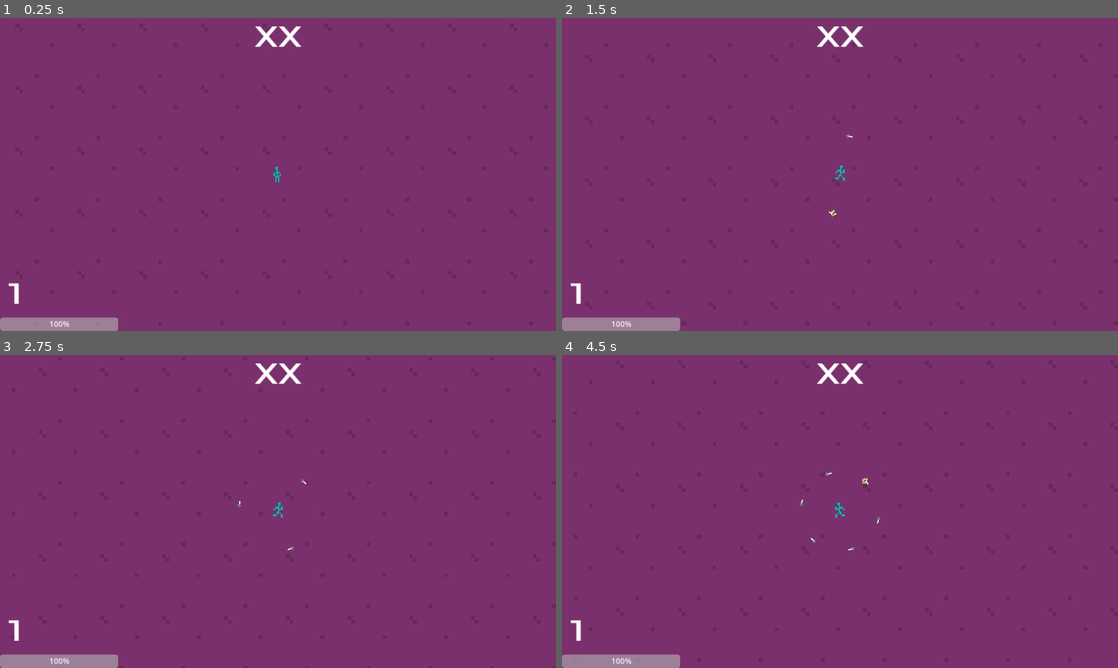
Above: before the commit, frames 1-4 (two rows, left to right).
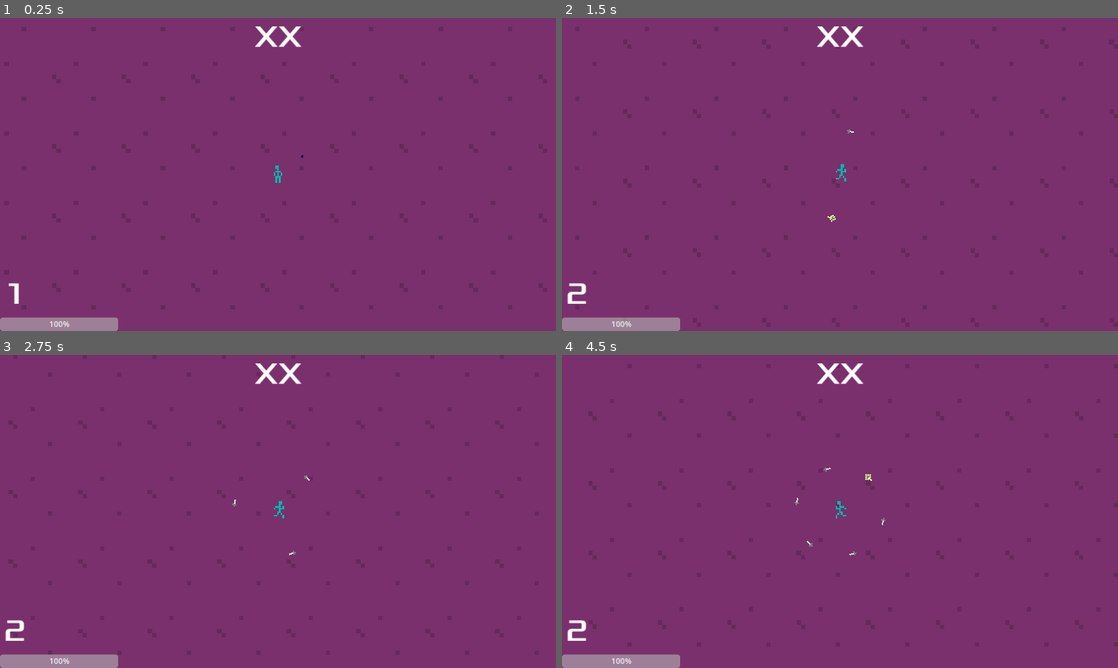
Above: after the commit, the same moments.

Repository: Shmupette/ChristmasProject
Game: Godot game, scene res://scenes/main_scene.tscn
Two runs of this game, one before a commit and one after it. Both use one fixed random seed, a clock stepped at 60 frames per second and the inputs below.
Inputs:
- Up to frame 1 (0.25 s): no input
- Up to frame 2 (1.5 s): hold D (right) 0.53-1.28 s; hold 1 (knoife) 0.53-1.28 s; hold S (down) from 1.28 s (still down); tap 1 (knoife) at 1.35 s
- Up to frame 3 (2.75 s): release S (down) at 2.03 s; hold D (right) from 2.03 s (still down); hold 1 (knoife) from 2.03 s (still down)
- Up to frame 4 (4.5 s): release D (right) at 2.78 s; release 1 (knoife) at 2.78 s; hold W (up) 2.78-3.53 s; tap 1 (knoife) at 2.85, 4.35 s; hold 1 (knoife) 3.53-4.28 s; hold A (left) from 3.53 s (still down)

The runs differ from the first frame. In frame 1, less than 0.1% of the frame differs, in the area x 49-55%, y 43-53%; in frame 2, 0.2%; in frame 3, 0.2%; in frame 4, 0.3%, in the area x 0-59%, y 36-92%.

Commit message:
Added XP Gems

Diff:
--- a/scenes/XPGem.tscn
+++ b/scenes/XPGem.tscn
@@ -7,6 +7,7 @@
 radius = 0.0
 
 [node name="XpGem" type="Area2D"]
+scale = Vector2(0.03, 0.03)
 script = ExtResource("1_j2hcp")
 
 [node name="Sprite2D" type="Sprite2D" parent="."]
--- a/scenes/main_scene.tscn
+++ b/scenes/main_scene.tscn
@@ -1,7 +1,8 @@
-[gd_scene load_steps=6 format=3 uid="uid://c18n1w0ax0apu"]
+[gd_scene load_steps=7 format=3 uid="uid://c18n1w0ax0apu"]
 
 [ext_resource type="Script" path="res://scripts/main_scene.gd" id="1_o0syh"]
 [ext_resource type="Texture2D" uid="uid://4g1t7imkht3i" path="res://tiles/tiletest.png" id="2_4e156"]
+[ext_resource type="PackedScene" uid="uid://6kb8km6kbit5" path="res://scenes/XPGem.tscn" id="3_ay8e7"]
 
 [sub_resource type="TileSetAtlasSource" id="TileSetAtlasSource_p41n1"]
 texture = ExtResource("2_4e156")
@@ -78,7 +79,7 @@
 script = ExtResource("1_o0syh")
 
 [node name="mobSpawnTimer" type="Timer" parent="."]
-wait_time = 2.0
+wait_time = 0.01
 
 [node name="TileMap" type="TileMap" parent="."]
 texture_filter = 1
@@ -92,4 +93,7 @@
 [node name="mobSpawnFollowPath" type="PathFollow2D" parent="mobSpawnPath"]
 position = Vector2(-257, -192)
 
+[node name="XpGem" parent="." instance=ExtResource("3_ay8e7")]
+position = Vector2(8, -6)
+
 [connection signal="timeout" from="mobSpawnTimer" to="." method="_on_mob_spawn_timer_timeout"]
--- a/scenes/protag.tscn
+++ b/scenes/protag.tscn
@@ -72,6 +72,7 @@
 texture_filter = 1
 scale = Vector2(0.4, 0.4)
 texture = ExtResource("2_fvst4")
+offset = Vector2(0.5, 0)
 hframes = 4
 vframes = 4
 
@@ -84,7 +85,7 @@
 shape = SubResource("RectangleShape2D_6tlnx")
 
 [node name="Camera2D" type="Camera2D" parent="."]
-zoom = Vector2(8, 8)
+zoom = Vector2(9, 9)
 
 [node name="weaponPivot" type="Node2D" parent="."]
 
--- a/scripts/XPGem.gd
+++ b/scripts/XPGem.gd
@@ -1,5 +1,6 @@
 extends Area2D
-
+var baseMovementSpeed = 5
+var movementSpeed = 5
 var XPAmount = 1
 # Called when the node enters the scene tree for the first time.
 func _ready():
@@ -10,8 +11,15 @@
 
 # Called every frame. 'delta' is the elapsed time since the previous frame.
 func _process(delta):
-	print(global_position, " - ", position)
 	pass
 
 func setPosition(target):
 	position = target.position
+
+func Absorb(target,delta):
+	position = position.move_toward(Vector2(target.position), delta * movementSpeed)
+	if global_position.distance_squared_to(target.global_position) < 1:
+		target.xp += XPAmount#
+		queue_free()
+	else:
+		movementSpeed += 1
--- a/scripts/enemy.gd
+++ b/scripts/enemy.gd
@@ -3,7 +3,7 @@
 const XP_GEM = preload("res://scenes/XPGem.tscn")
 @onready var attacktimer = $attacktimer
 @onready var animation_player = $Sprite2D/AnimationPlayer
-
+var mainScene = preload("res://scenes/main_scene.tscn")
 var protag = null
 var movementSpeed = 10
 var health = 10
@@ -35,5 +35,5 @@
 	if health <= 0:
 		var XPGem = XP_GEM.instantiate()
 		XPGem.position = position
-		add_child((XPGem))
+		self.get_parent().add_child((XPGem))
 		queue_free()
--- a/scripts/protag.gd
+++ b/scripts/protag.gd
@@ -13,6 +13,7 @@
 var hud = null
 var knoifes = []
 var orbitAngleOffset = 0
+var XPAbsorbRange = 200
 
 func _ready():
 	hud = HUD.instantiate()
@@ -31,6 +32,7 @@
 func _physics_process(delta):
 	get_input()
 	move_and_slide()
+	XPAbsorb(delta)
 
 func _process(delta):
 	weapon_pivot.rotate(0.02)
@@ -76,10 +78,12 @@
 		knoife.setTargetPosition(Vector2(cos(spacing * index + orbitAngleOffset) * radius, sin(spacing * index + orbitAngleOffset) * radius))
 
 
-func XPAbsorb():
+func XPAbsorb(delta):
 	if get_tree().has_group("XPGems"):
 		var allGems = get_tree().get_nodes_in_group("XPGems")
 		for gem in allGems:
-			if global_position.distance_squared_to(gem.global_position) > 10:
-				print("ABSORB")
+			if global_position.distance_squared_to(gem.global_position) < XPAbsorbRange:
+				gem.Absorb(self,delta)
+			elif global_position.distance_squared_to(gem.global_position) > XPAbsorbRange:
+				gem.movementSpeed  = gem.baseMovementSpeed
 	pass
